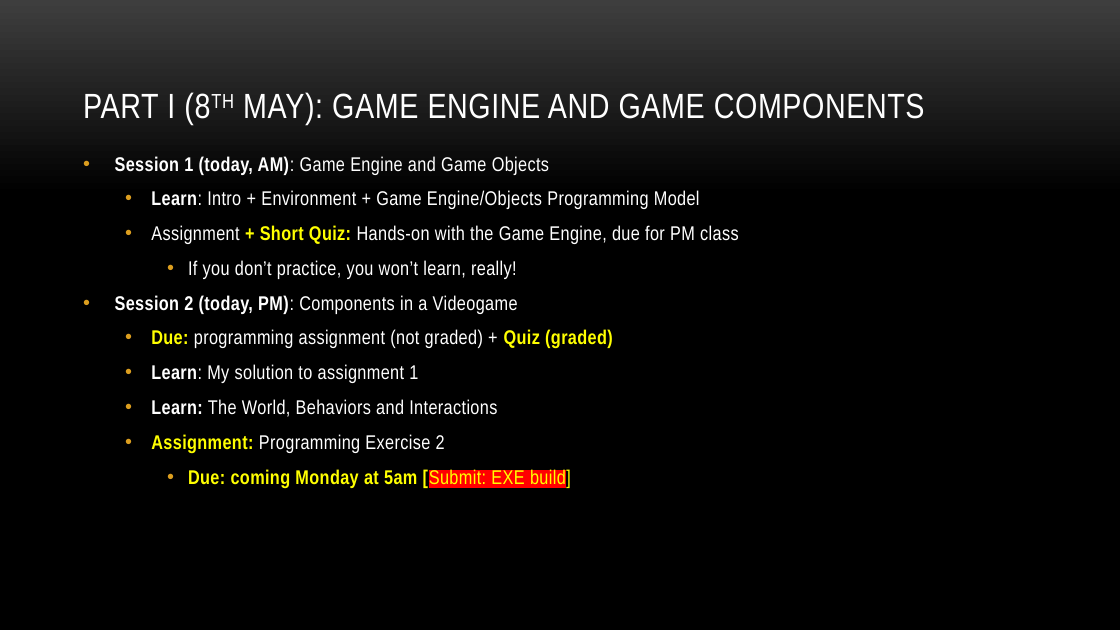
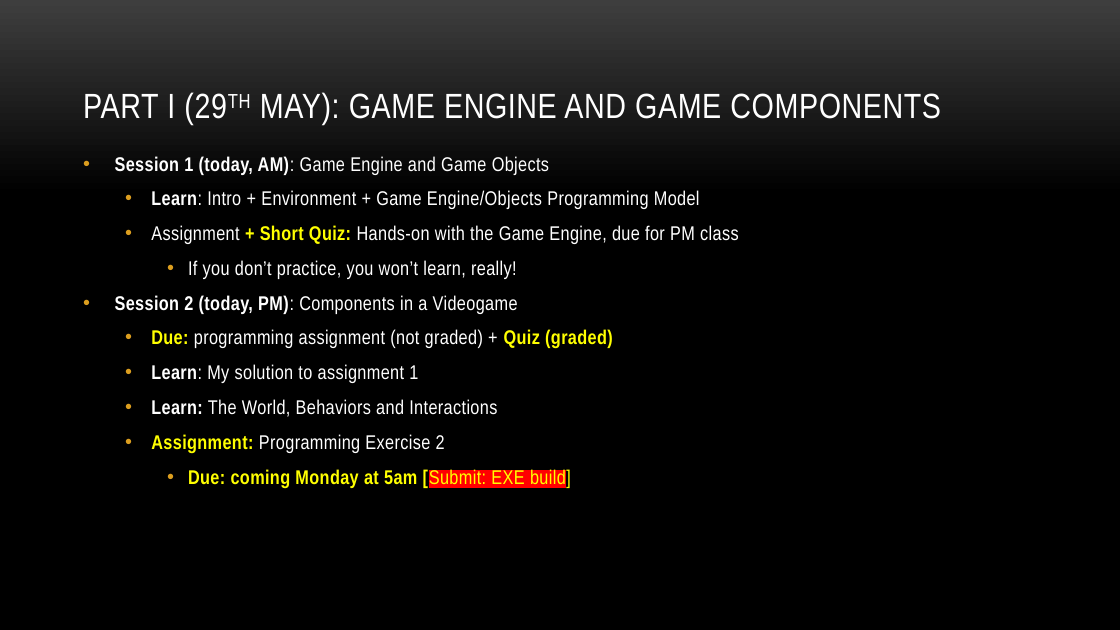
Before and after one commit to myuwbclasses/IntroGameDevelopment, a slide deck: slide 15 of PPT/Intro.pptx. Drawn at 1120x630 pixels with LibreOffice and Linux fonts; fonts in the diff are those of the drawing; background and template pictures are left out. Boxes give left, top, right and bottom in pixels: in the first picture for what was removed or moved away, otherwise in the second. Text is boxed around its words. In the diff, an @@ line names an element or a change of style, - is before the commit and + after.

```diff
--- a/PPT/Intro.pptx
+++ b/PPT/Intro.pptx
@@ title at [83,92,941,126]: text changed @@
-PART I (8TH MAY): GAME ENGINE AND GAME COMPONENTS
+PART I (29TH MAY): GAME ENGINE AND GAME COMPONENTS
```
Also in this commit, not shown: 4 other slides changed, 38 other files.
